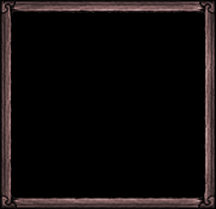
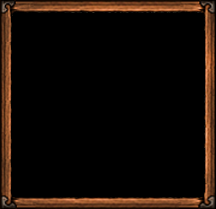
Two versions of the same layered image (216 × 209). Layer-by-layer changes:
pixels changed over [0, 0, 215, 209] (layer not identified)
